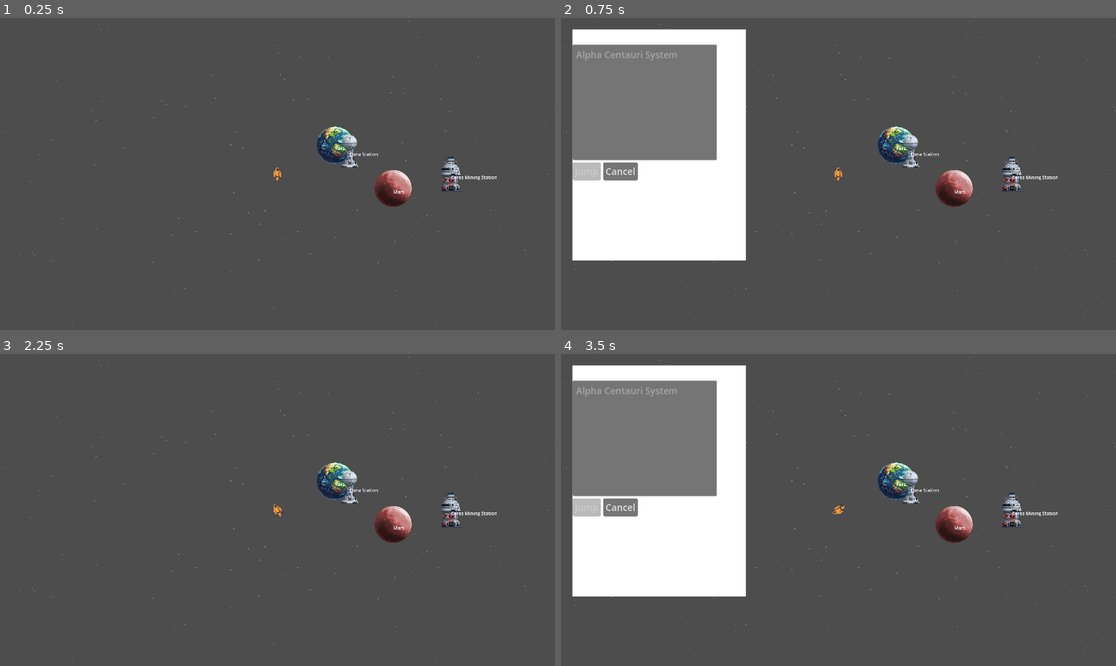
Above: before the commit, frames 1-4 (two rows, left to right).
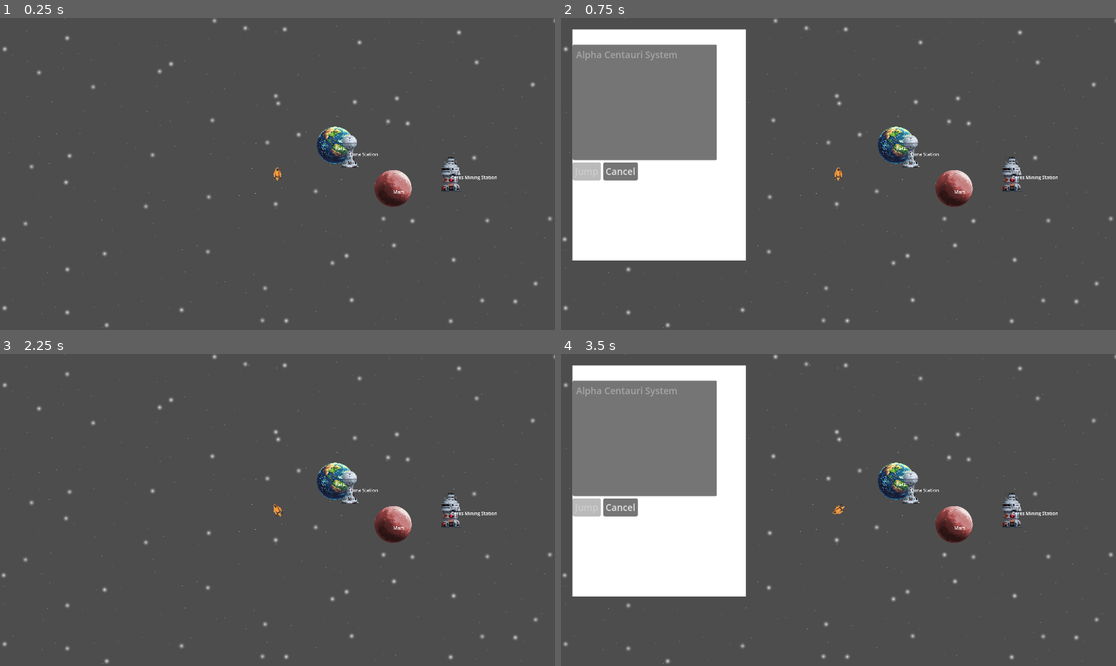
Above: after the commit, the same moments.

Repository: krets/GN_Prototype
Game: Godot game, scene res://scenes/Main.tscn
Same seed, same stepped clock (60 frames per second), same inputs: the game is played once before the commit and once after it.
Inputs:
- Up to frame 1 (0.25 s): no input
- Up to frame 2 (0.75 s): tap Enter at 0.5 s; hold Right (turn_right) from 0.53 s (still down); hold H (hyperspace) from 0.53 s (still down)
- Up to frame 3 (2.25 s): release Right (turn_right) at 1.25 s; release H (hyperspace) at 1.25 s; click "Cancel" at 1.25 s; tap Space (interact) at 2, 2.1 s; hold Left (turn_left) from 2.03 s (still down)
- Up to frame 4 (3.5 s): tap Enter at 2.75 s; release Left (turn_left) at 2.78 s; hold Right (turn_right) from 2.78 s (still down); hold H (hyperspace) from 2.78 s (still down)

The runs differ from the first frame. In frame 1, 0.7% of the frame differs, in the area x 0-100%, y 0-100%; in frame 2, 0.5%; in frame 3, 0.7%; in frame 4, 0.5%.

Commit message:
Improvements on Shader method of stars
Improvements on Shader method of stars

Diff:
--- a/scripts/StarfieldManager.gd
+++ b/scripts/StarfieldManager.gd
@@ -1,8 +1,8 @@
 extends Node2D
 
-@export var num_layers: int = 5
-@export var base_parallax_scale: float = 1
-@export var scale_increment: float = 0.2
+@export var num_layers: int = 2
+@export var base_parallax_scale: float = 0.0
+@export var scale_increment: float = 20
 @export var viewport_margin: float = 200.0
 
 var player_ship: Node2D
@@ -20,6 +20,7 @@
 
 	# Create the starfield layers
 	create_starfield_layers()
+	print("Created ", get_child_count(), " starfield layers")
 
 func create_starfield_layers():
 	var shader = load("res://shaders/StarfieldShader.gdshader")
@@ -32,13 +33,12 @@
 		var material = ShaderMaterial.new()
 		material.shader = shader
 
-		# Much fewer, larger, calmer stars
-		material.set_shader_parameter("star_density", 0.0001 / (i + 1))  # Way less dense
-		material.set_shader_parameter("star_brightness", 1.0 - (i * 0.15))
-		material.set_shader_parameter("twinkle_speed", 0.0)  # Much slower twinkle
-		material.set_shader_parameter("min_star_size", 5.0 + i * 20.0)  # Much bigger
-		material.set_shader_parameter("max_star_size", 15.0 + i * 5.0)  # Much bigger
-		material.set_shader_parameter("layer_scale", 1 / (i + 1))
+		# Set star parameters for each layer
+		material.set_shader_parameter("star_density", 3 / (i + 1))  # Fewer stars per layer
+		material.set_shader_parameter("star_brightness", 1.0 - (i * 0.1))
+		material.set_shader_parameter("twinkle_speed", 0.5)
+		material.set_shader_parameter("star_size", 2.0 + (i * 5.0))  # 10-30 pixel stars
+		material.set_shader_parameter("layer_scale", 2 / (i + 1))
 
 		layer.material = material
 		layer.mouse_filter = Control.MOUSE_FILTER_IGNORE
@@ -53,7 +53,7 @@
 		add_child(layer)
 		starfield_layers.append(layer)
 
-	print("Created ", num_layers, " starfield layers")
+	print("Created ", num_layers, " starfield layers with shader")
 
 func _process(_delta):
 	if not player_ship or not camera:
--- a/shaders/StarfieldShader.gdshader
+++ b/shaders/StarfieldShader.gdshader
@@ -1,10 +1,9 @@
 shader_type canvas_item;
 
-uniform float star_density : hint_range(0.0, 0.1) = 0.02;
+uniform float star_density : hint_range(0.0, 0.1) = 0.002;
 uniform float star_brightness : hint_range(0.0, 2.0) = 1.0;
-uniform float twinkle_speed : hint_range(0.0, 5.0) = 2.0;
-uniform float min_star_size : hint_range(0.5, 2.0) = 0.5;
-uniform float max_star_size : hint_range(1.0, 4.0) = 2.0;
+uniform float twinkle_speed : hint_range(0.0, 5.0) = 0.5;
+uniform float star_size : hint_range(1.0, 50.0) = 10.0;
 uniform vec2 world_offset = vec2(0.0, 0.0);
 uniform float layer_scale : hint_range(0.1, 10.0) = 1.0;
 
@@ -15,64 +14,50 @@
     return fract(p.x * p.y);
 }
 
-// Generate star at grid position
-float star(vec2 grid_pos, float time) {
-    vec2 cell_center = grid_pos + vec2(0.5);
-
-    // Random offset within cell
-    float rand1 = hash(grid_pos);
-    float rand2 = hash(grid_pos + vec2(17.0, 31.0));
-    vec2 offset = vec2(rand1, rand2) - vec2(0.5);
-
-    // Only create star based on density
-    if (hash(grid_pos + vec2(7.0, 13.0)) > star_density) {
-        return 0.0;
-    }
-
-    // Star properties
-    vec2 star_pos = cell_center + offset * 0.8;
-    float distance = length(grid_pos - star_pos + vec2(0.5));
-
-    // Variable star size
-    float size_variation = hash(grid_pos + vec2(23.0, 41.0));
-    float star_size = mix(min_star_size, max_star_size, size_variation);
-
-    // Twinkle effect (much subtler)
-    float twinkle = sin(time * twinkle_speed + rand1 * 6.28) * 0.1 + 0.9;  // Only varies between 0.8 and 1.0
-
-    // Star intensity falloff
-    float intensity = 1.0 - smoothstep(0.0, star_size, distance);
-    intensity *= twinkle;
-
-    // Vary star brightness
-    float brightness_variation = hash(grid_pos + vec2(11.0, 37.0));
-    intensity *= mix(0.3, 1.0, brightness_variation);
-
-    return intensity;
-}
-
 void fragment() {
-    // Get position in world space (accounting for camera movement)
-    vec2 world_pos = (UV * vec2(textureSize(TEXTURE, 0))) + world_offset;
+    // Get world position
+    vec2 world_pos = (UV * vec2(2000.0, 2000.0)) + world_offset;
     world_pos *= layer_scale;
 
     // Grid-based star generation
-    vec2 grid_pos = floor(world_pos / 200.0);  // Larger grid = fewer stars
+    vec2 grid_pos = floor(world_pos / 100.0);
 
     float stars = 0.0;
 
-    // Check neighboring cells for smooth transitions
+    // Check neighboring cells
     for (int x = -1; x <= 1; x++) {
         for (int y = -1; y <= 1; y++) {
             vec2 neighbor = grid_pos + vec2(float(x), float(y));
-            vec2 relative_pos = world_pos / 200.0 - neighbor;  // Match the grid size
-            stars += star(neighbor + relative_pos, TIME);
+
+            // Only create star based on density
+            if (hash(neighbor + vec2(7.0, 13.0)) > star_density) {
+                continue;
+            }
+
+            // Star position
+            vec2 star_offset = vec2(hash(neighbor), hash(neighbor + vec2(17.0, 31.0)));
+            vec2 star_pos = (neighbor + star_offset) * 100.0;
+
+            // Distance to star
+            float dist = length(world_pos - star_pos);
+
+            if (dist < star_size) {
+                // Star intensity
+                float intensity = 1.0 - (dist / star_size);
+                intensity = pow(intensity, 2.0); // Softer falloff
+
+                // Twinkle
+                float twinkle = sin(TIME * twinkle_speed + hash(neighbor) * 6.28) * 0.1 + 0.9;
+                intensity *= twinkle;
+
+                stars = max(stars, intensity);
+            }
         }
     }
 
     // Apply brightness
     stars *= star_brightness;
 
-    // Output white stars on transparent background
+    // Output
     COLOR = vec4(1.0, 1.0, 1.0, stars);
 }
